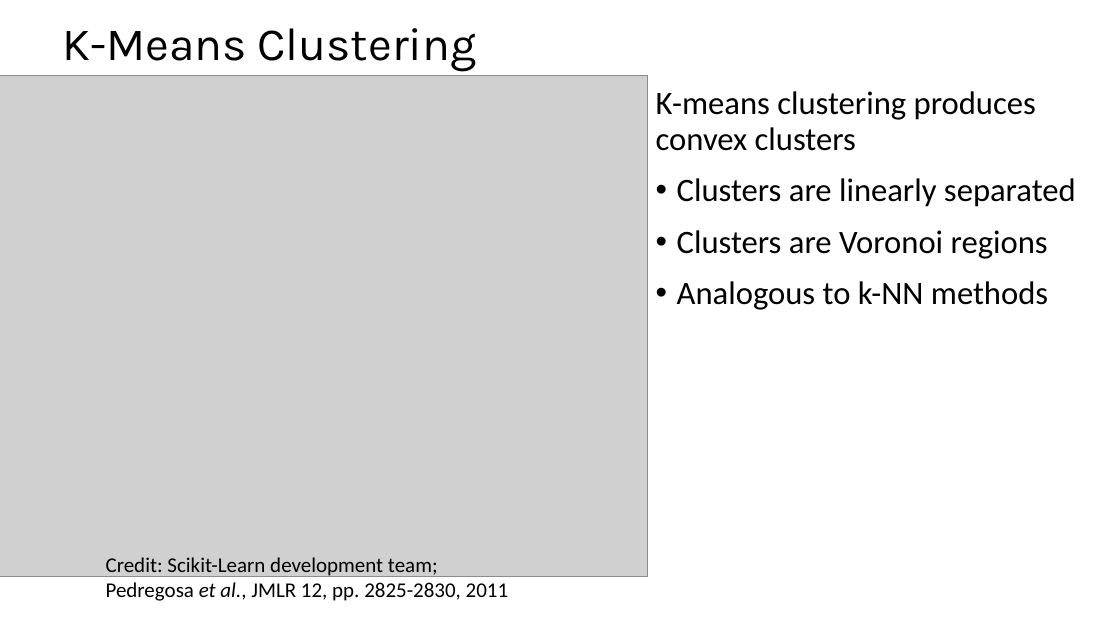
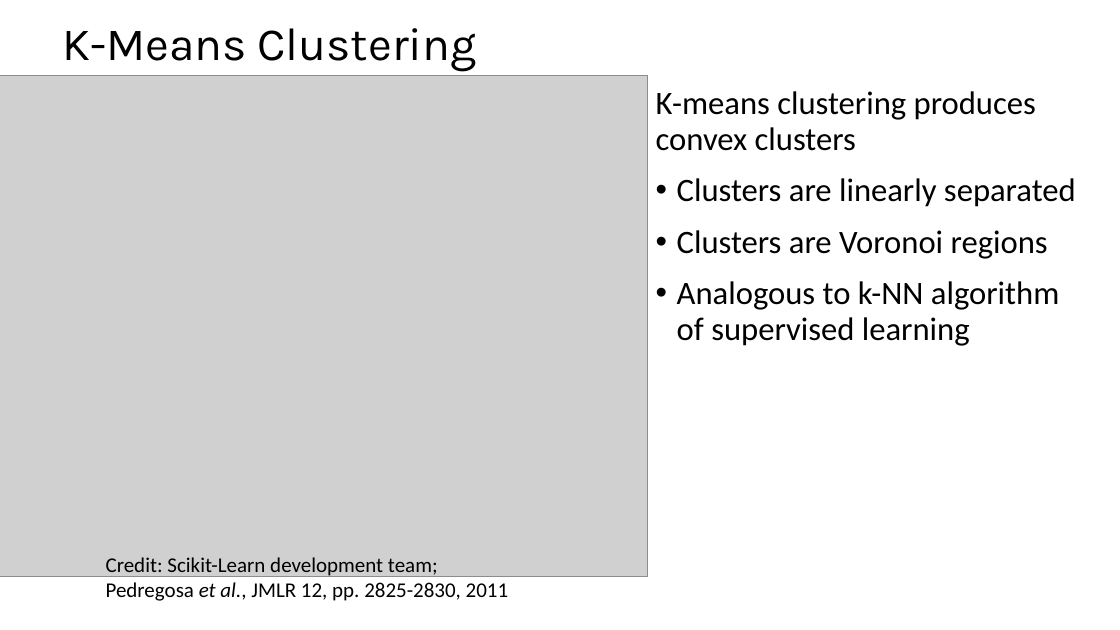
Before and after one commit to StephenElston/CSCI-E-108, a slide deck: slide 25 of slides/9_IntroductionToClustering.pptx (slide 20 before the commit). Drawn at 1120x630 pixels with LibreOffice and Linux fonts; fonts in the diff are those of the drawing; grey boxes stand for pictures. Boxes give left, top, right and bottom in pixels: in the first picture for what was removed or moved away, otherwise in the second. Text is boxed around its words. In the diff, an @@ line names an element or a change of style, - is before the commit and + after.

```diff
--- a/slides/9_IntroductionToClustering.pptx
+++ b/slides/9_IntroductionToClustering.pptx
@@ text at [677,281,1059,346]: text changed @@
-• Analogous to k-NN methods
+• Analogous to k-NN algorithm of supervised learning
```
Also in this commit, not shown: 14 other slides changed, 10 slides added.
